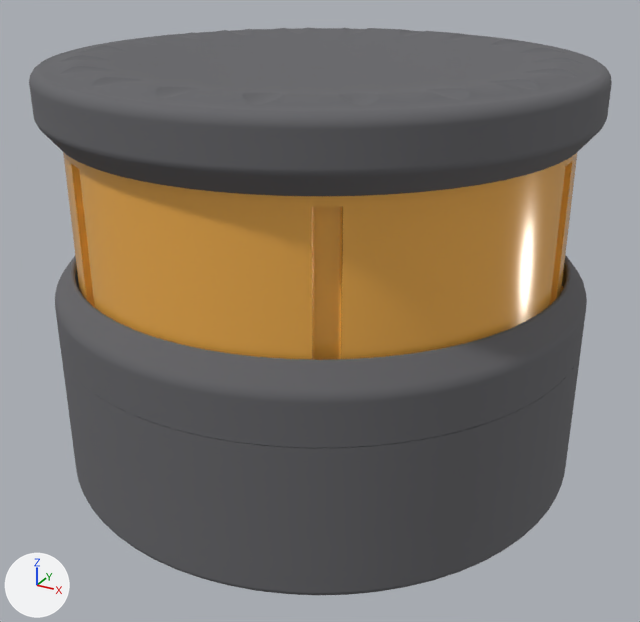
A saved change to the glTF model assets/combined.glb.
One viewpoint serves both versions: a 50 mm camera at (0.0779, -0.1419, 0.0603) aimed at (0.0018, -0.0035, -0.0089). Every picture has the same lights, and +X, +Y and +Z are marked at lower left. The first picture is the older version. Where no turn or scale is listed for an object, it has been applied to the vertices.

Names of what the first picture shows: 'base', 'cap', 'chamber', 'ring'.
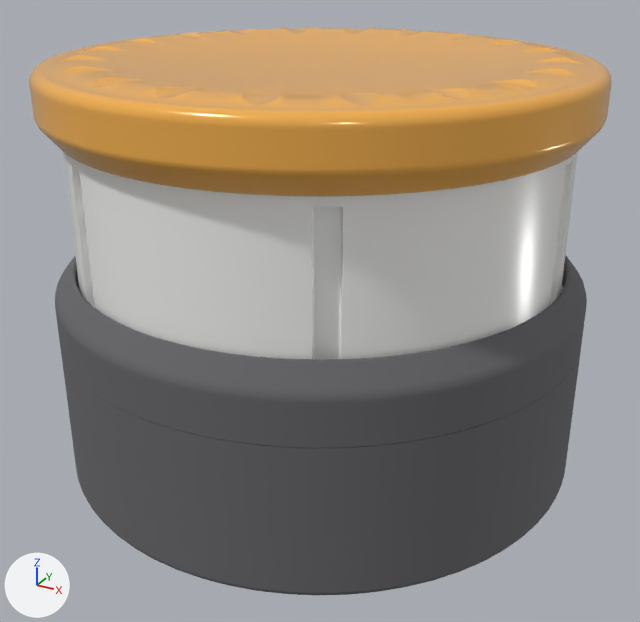
Location of each change, (x1, y1, x2, y2) in pixels of the pictures (640 x 622 px):
'cap', recoloured (lighter)
    both: (29, 27, 612, 196)
'chamber', recoloured (orange to white)
    both: (63, 152, 578, 360)

What the commit changed:
Material 'pg-petg-white' (mat_pg_petg_white) is new.
Its base color is (0.92, 0.92, 0.9) (white #f6f6f3).
Its roughness is 0.25.
me_cap has 7247 vertices, 14490 faces and spans x -0.0496..0.0496, y -0.0496..0.0496, z -0.0063..0.0063.
me_cap no longer uses material mat_pg_petg_black_matte (dark grey #656569).
me_cap gains material mat_pg_petg_orange_gloss (orange #f6b350).
me_chamber has 14655 vertices, 29583 faces and spans x -0.0455..0.0455, y -0.0455..0.0455, z -0.0192..0.0192.
me_chamber no longer uses material mat_pg_petg_orange_gloss (orange #f6b350).
me_chamber gains material mat_pg_petg_white (white #f6f6f3).
